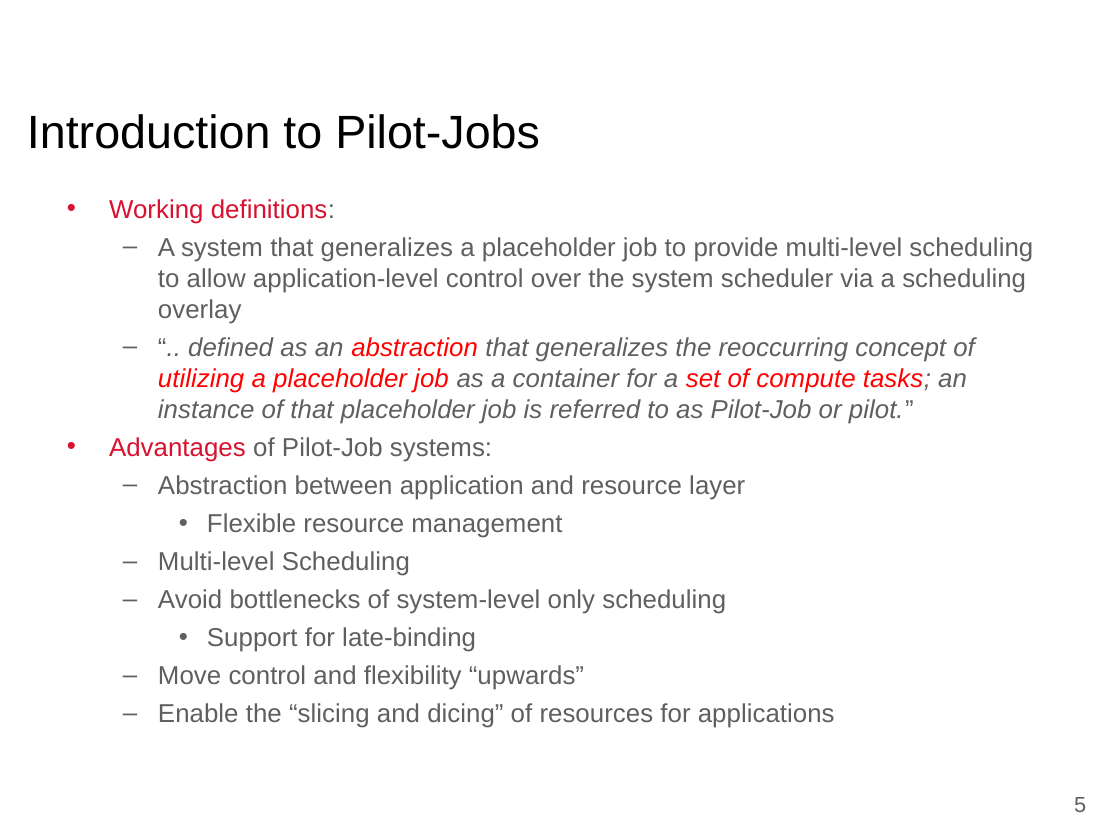
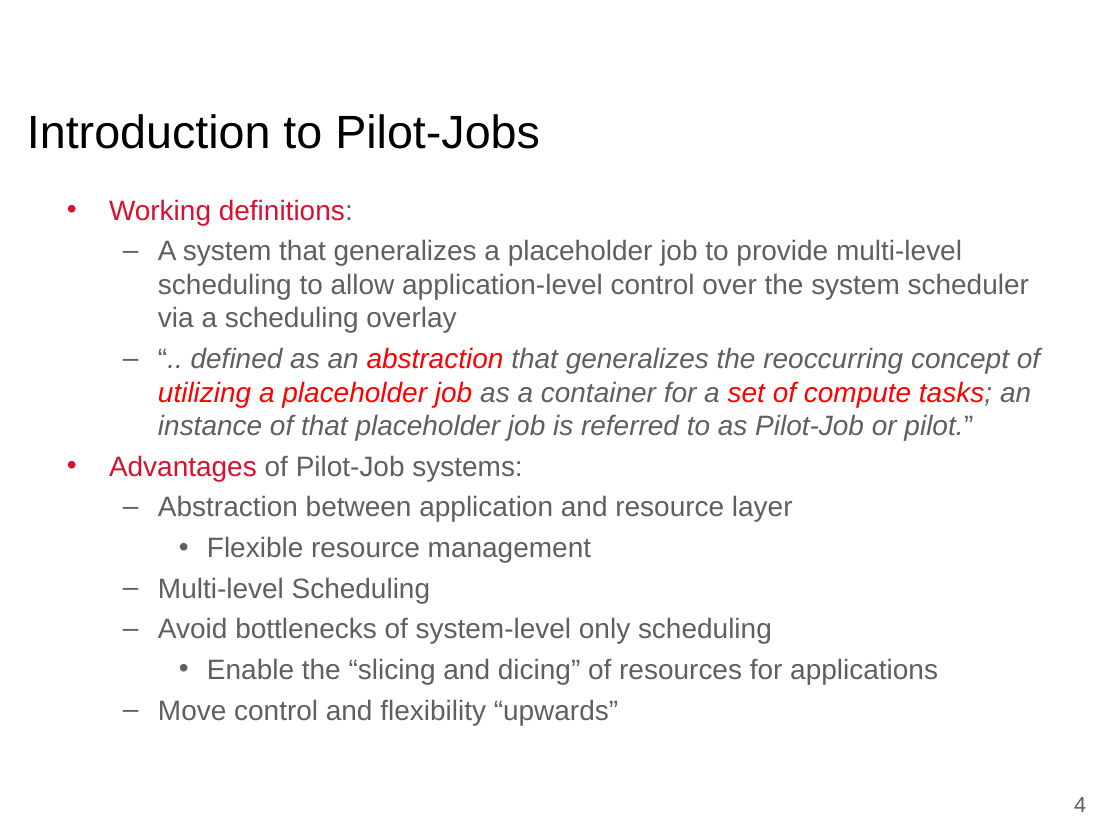
Before and after one commit to saga-project/presentations, a slide deck: slide 4 of bnl-pstar.ppt (slide 5 before the commit). Drawn at 1120x840 pixels with LibreOffice and Linux fonts; fonts in the diff are those of the drawing; background and template pictures are left out. Boxes give left, top, right and bottom in pixels: in the first picture for what was removed or moved away, otherwise in the second. Text is boxed around its words. In the diff, an @@ line names an element or a change of style, - is before the commit and + after.

```diff
--- a/bnl-pstar.ppt
+++ b/bnl-pstar.ppt
@@ text at (109, 199, 1040, 725): size 16.6 to 18 pt @@
@@ text at (207, 658, 938, 684): text changed; size 16.6 to 18 pt @@
-    • Support for late-binding
+    • Enable the “slicing and dicing” of resources for applications
@@ text at (158, 703, 835, 728): paragraph removed @@
-  – Enable the “slicing and dicing” of resources for applications
@@ page number at (1074, 797, 1086, 812): text changed @@
-5
+4
```
Also in this commit, not shown: 10 other slides changed, 2 slides added.
